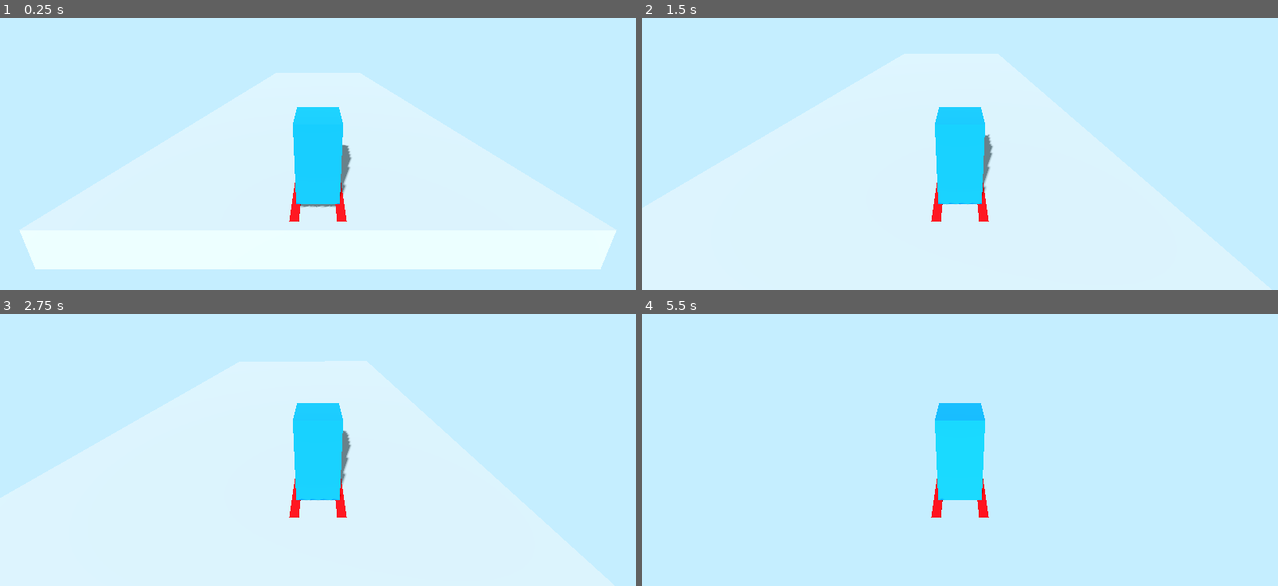
Above: before the commit, frames 1-4 (two rows, left to right).
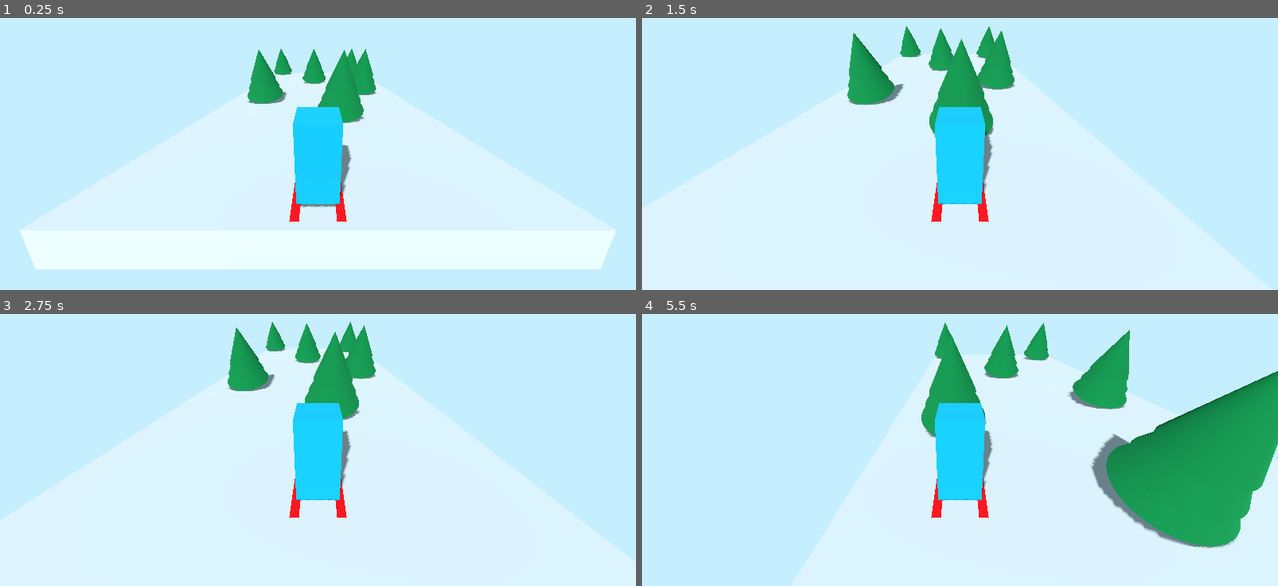
Above: after the commit, the same moments.

Repository: Truperton/Godot-4-Mini-Projects
Game: Godot game, scene res://Collision/Collision.tscn
Two runs of this game, one before a commit and one after it. Both use one fixed random seed, a clock stepped at 60 frames per second and the inputs below. The project has no main scene, so this scene is started directly.
Inputs (mouse positions are in pixels of both pictures, inside the frame that each line leads up to):
- Up to frame 1 (0.25 s): no input
- Up to frame 2 (1.5 s): move the mouse to (1099, 94) at 0.52 s; hold Right 0.53-1.28 s; click (1099, 94) at 0.67 s; move the mouse to (832, 129) at 1.27 s; hold Left from 1.28 s (still down)
- Up to frame 3 (2.75 s): move the mouse to (381, 327) at 2.02 s; release Left at 2.03 s; hold Right from 2.03 s (still down)
- Up to frame 4 (5.5 s): move the mouse to (928, 479) at 2.77 s; click (928, 479) at 2.92 s; move the mouse to (1150, 460) at 3.52 s; release Right at 3.53 s; hold Left from 3.53 s (still down); move the mouse to (769, 354) at 4.27 s; move the mouse to (991, 406) at 5.02 s; click (991, 406) at 5.17 s

The runs differ from the first frame. In frame 1, 2.5% of the frame differs, in the area x 38-60%, y 11-39%; in frame 2, 4.1%; in frame 3, 3.9%; in frame 4, 16%, in the area x 43-100%, y 3-87%.

Commit message:
Completed "Collision - Part 3" of the course.
For this lesson we added trees and a basic gameplay mechanic where the scene resets if the player makes contact with the trees putting them back at the top of the slope.

Diff:
--- a/Collision/Collision.tscn
+++ b/Collision/Collision.tscn
@@ -1,14 +1,11 @@
-[gd_scene load_steps=12 format=3 uid="uid://df63g3tahtrqw"]
+[gd_scene load_steps=13 format=3 uid="uid://df63g3tahtrqw"]
 
 [ext_resource type="Material" uid="uid://b3xpm2nfxn812" path="res://Collision/Materials/Character Body Material.tres" id="1_p0t4u"]
 [ext_resource type="PhysicsMaterial" uid="uid://ww6rqicknydw" path="res://Collision/Materials/Physics/Player Physics Material.tres" id="1_ppfa5"]
 [ext_resource type="Script" path="res://Collision/Scripts/player movement.gd" id="2_0mxkb"]
 [ext_resource type="Material" uid="uid://ppjr45j4hsf8" path="res://Collision/Materials/Ski Material.tres" id="2_yxqsh"]
 [ext_resource type="Environment" uid="uid://bmj8s1u2fa1y0" path="res://Collision/Collision Environment.tres" id="3_7beie"]
-
-[sub_resource type="BoxMesh" id="BoxMesh_wq8i7"]
-
-[sub_resource type="BoxShape3D" id="BoxShape3D_2e72p"]
+[ext_resource type="PackedScene" uid="uid://cflsudx7sga3g" path="res://Collision/Prefabs/Tree.tscn" id="6_s8h6t"]
 
 [sub_resource type="BoxMesh" id="BoxMesh_pxhh1"]
 
@@ -19,22 +16,24 @@
 [sub_resource type="BoxShape3D" id="BoxShape3D_4in6l"]
 size = Vector3(1, 2.00775, 2.63304)
 
+[sub_resource type="BoxMesh" id="BoxMesh_wq8i7"]
+
+[sub_resource type="BoxShape3D" id="BoxShape3D_2e72p"]
+
 [node name="Root" type="Node3D"]
 
-[node name="Ground" type="StaticBody3D" parent="."]
-transform = Transform3D(1, 0, 0, 0, 0.939693, 0.34202, 0, -0.34202, 0.939693, 0, 0, 0)
+[node name="DirectionalLight3D" type="DirectionalLight3D" parent="."]
+transform = Transform3D(0.947941, 0.262301, -0.180571, 0, 0.567039, 0.823691, 0.318446, -0.78081, 0.53752, 2.38419e-07, 5.97683, 4.71008)
+shadow_enabled = true
 
-[node name="MeshInstance3D" type="MeshInstance3D" parent="Ground"]
-transform = Transform3D(12, 0, 0, 0, 1, 0, 0, 0, 30, 0, 0, 0)
-mesh = SubResource("BoxMesh_wq8i7")
-
-[node name="CollisionShape3D" type="CollisionShape3D" parent="Ground"]
-transform = Transform3D(12, 0, 0, 0, 1, 0, 0, 0, 30, 0, 0, 0)
-shape = SubResource("BoxShape3D_2e72p")
+[node name="WorldEnvironment" type="WorldEnvironment" parent="."]
+environment = ExtResource("3_7beie")
 
 [node name="Player" type="RigidBody3D" parent="."]
 transform = Transform3D(1, 0, 0, 0, 0.969535, 0.244952, 0, -0.244952, 0.969535, 0, 6.55353, 12.5035)
 physics_material_override = ExtResource("1_ppfa5")
+contact_monitor = true
+max_contacts_reported = 3
 script = ExtResource("2_0mxkb")
 
 [node name="Body Mesh" type="MeshInstance3D" parent="Player"]
@@ -67,9 +66,33 @@
 transform = Transform3D(1, 0, 0, 0, 1, 0, 0, 0, 1, 0, 0.000396729, -0.489235)
 shape = SubResource("BoxShape3D_4in6l")
 
-[node name="DirectionalLight3D" type="DirectionalLight3D" parent="."]
-transform = Transform3D(0.947941, 0.262301, -0.180572, 0, 0.567039, 0.823691, 0.318446, -0.78081, 0.537519, 2.38419e-07, 5.97683, 4.71008)
-shadow_enabled = true
+[node name="Ground" type="StaticBody3D" parent="."]
+transform = Transform3D(1, 0, 0, 0, 0.939693, 0.34202, 0, -0.34202, 0.939693, 0, 0, 0)
 
-[node name="WorldEnvironment" type="WorldEnvironment" parent="."]
-environment = ExtResource("3_7beie")
+[node name="MeshInstance3D" type="MeshInstance3D" parent="Ground"]
+transform = Transform3D(12, 0, 0, 0, 1, 0, 0, 0, 30, 0, 0, 0)
+mesh = SubResource("BoxMesh_wq8i7")
+
+[node name="CollisionShape3D" type="CollisionShape3D" parent="Ground"]
+transform = Transform3D(12, 0, 0, 0, 1, 0, 0, 0, 30, 0, 0, 0)
+shape = SubResource("BoxShape3D_2e72p")
+
+[node name="Tree" parent="." instance=ExtResource("6_s8h6t")]
+transform = Transform3D(1, 0, 0, 0, 1, 0, 0, 0, 1, -4.76362, -4.1096, -12.753)
+
+[node name="Tree2" parent="." instance=ExtResource("6_s8h6t")]
+transform = Transform3D(1, 0, 0, 0, 1, 0, 0, 0, 1, 4.24336, -3.82371, -11.9675)
+
+[node name="Tree3" parent="." instance=ExtResource("6_s8h6t")]
+transform = Transform3D(1, 0, 0, 0, 1, 0, 0, 0, 1, -0.397672, -1.43734, -5.41096)
+
+[node name="Tree4" parent="." instance=ExtResource("6_s8h6t")]
+transform = Transform3D(1, 0, 0, 0, 1, 0, 0, 0, 1, -3.61205, 1.47711, 2.59642)
+
+[node name="Tree5" parent="." instance=ExtResource("6_s8h6t")]
+transform = Transform3D(1, 0, 0, 0, 1, 0, 0, 0, 1, 3.45635, 0.50513, -0.0740683)
+
+[node name="Tree6" parent="." instance=ExtResource("6_s8h6t")]
+transform = Transform3D(1, 0, 0, 0, 1, 0, 0, 0, 1, 1.17134, 2.83054, 6.31495)
+
+[connection signal="body_entered" from="Player" to="Player" method="_on_body_entered"]
--- /dev/null
+++ b/Collision/Materials/Tree Leaves Material.tres
@@ -0,0 +1,4 @@
+[gd_resource type="StandardMaterial3D" format=3 uid="uid://bxief4p2f4vf4"]
+
+[resource]
+albedo_color = Color(4.45209e-07, 0.324044, 0.16053, 1)
--- /dev/null
+++ b/Collision/Materials/Tree Trunk Material.tres
@@ -0,0 +1,4 @@
+[gd_resource type="StandardMaterial3D" format=3 uid="uid://cwed70j5abbqd"]
+
+[resource]
+albedo_color = Color(0.329798, 0.216089, 0.123417, 1)
--- /dev/null
+++ b/Collision/Meshes/Tree Leaves.tres
@@ -0,0 +1,8 @@
+[gd_resource type="CylinderMesh" load_steps=2 format=3 uid="uid://cs6vp0k3pv7xy"]
+
+[ext_resource type="Material" uid="uid://bxief4p2f4vf4" path="res://Collision/Materials/Tree Leaves Material.tres" id="1_rorjm"]
+
+[resource]
+material = ExtResource("1_rorjm")
+top_radius = 0.0
+bottom_radius = 1.0
--- /dev/null
+++ b/Collision/Prefabs/Tree.tscn
@@ -0,0 +1,38 @@
+[gd_scene load_steps=5 format=3 uid="uid://cflsudx7sga3g"]
+
+[ext_resource type="Material" uid="uid://cwed70j5abbqd" path="res://Collision/Materials/Tree Trunk Material.tres" id="1_w6t2p"]
+[ext_resource type="CylinderMesh" uid="uid://cs6vp0k3pv7xy" path="res://Collision/Meshes/Tree Leaves.tres" id="2_c21ir"]
+
+[sub_resource type="CylinderMesh" id="CylinderMesh_pflsk"]
+height = 1.0
+
+[sub_resource type="CylinderShape3D" id="CylinderShape3D_lphpb"]
+
+[node name="Tree" type="StaticBody3D" groups=["Tree"]]
+
+[node name="Trunk Mesh" type="MeshInstance3D" parent="."]
+transform = Transform3D(1, 0, 0, 0, 1, 0, 0, 0, 1, 0, 0.25, 0)
+material_override = ExtResource("1_w6t2p")
+mesh = SubResource("CylinderMesh_pflsk")
+
+[node name="Node3D" type="Node3D" parent="Trunk Mesh"]
+transform = Transform3D(1, 0, 0, 0, 1, 0, 0, 0, 1, 0, 0.25, 0)
+
+[node name="Leaves Bottom Mesh" type="MeshInstance3D" parent="Trunk Mesh/Node3D"]
+transform = Transform3D(1.2, 0, 0, 0, 1, 0, 0, 0, 1.2, 0, 1, 0)
+mesh = ExtResource("2_c21ir")
+skeleton = NodePath("../../..")
+
+[node name="Leaves Middle Mesh" type="MeshInstance3D" parent="Trunk Mesh/Node3D"]
+transform = Transform3D(1, 0, 0, 0, 1, 0, 0, 0, 1, 0, 1.55276, 0)
+mesh = ExtResource("2_c21ir")
+skeleton = NodePath("../../..")
+
+[node name="Leaves Top Mesh" type="MeshInstance3D" parent="Trunk Mesh/Node3D"]
+transform = Transform3D(0.8, 0, 0, 0, 1, 0, 0, 0, 0.8, 0, 2.1628, 0)
+mesh = ExtResource("2_c21ir")
+skeleton = NodePath("../../..")
+
+[node name="CollisionShape3D" type="CollisionShape3D" parent="."]
+transform = Transform3D(1, 0, 0, 0, 1, 0, 0, 0, 1, 0, 1.00492, 0)
+shape = SubResource("CylinderShape3D_lphpb")
--- a/Collision/Scripts/player movement.gd
+++ b/Collision/Scripts/player movement.gd
@@ -7,3 +7,7 @@
 		linear_velocity.x = -move_speed
 	if Input.is_key_pressed(KEY_RIGHT):
 		linear_velocity.x = move_speed
+
+func _on_body_entered(body: Node) -> void:
+	if body.is_in_group("Tree"):
+		get_tree().reload_current_scene()
--- a/project.godot
+++ b/project.godot
@@ -18,6 +18,10 @@
 
 project/assembly_name="Godot 4 Mini Projects"
 
+[global_group]
+
+Tree=""
+
 [rendering]
 
 textures/canvas_textures/default_texture_filter=0
